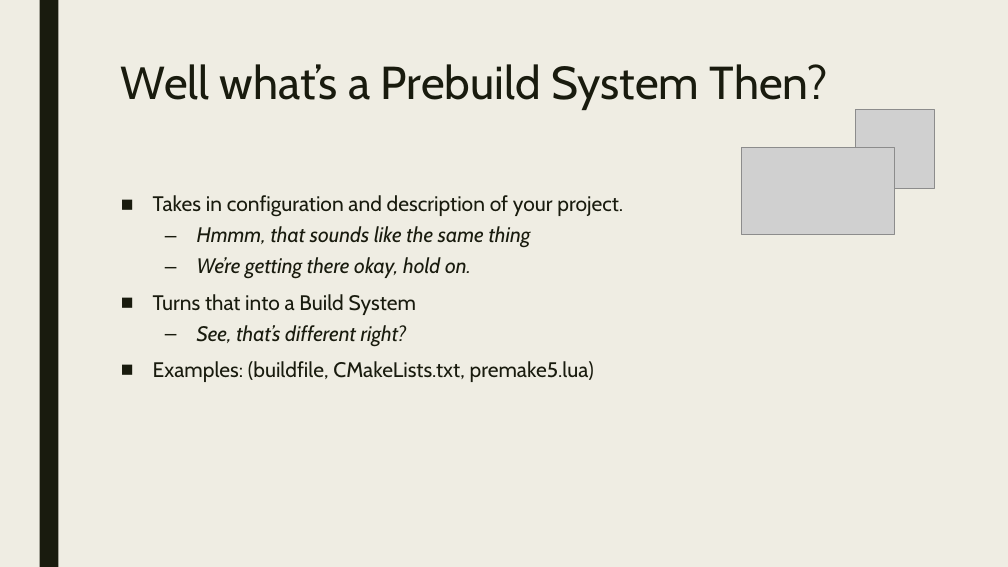
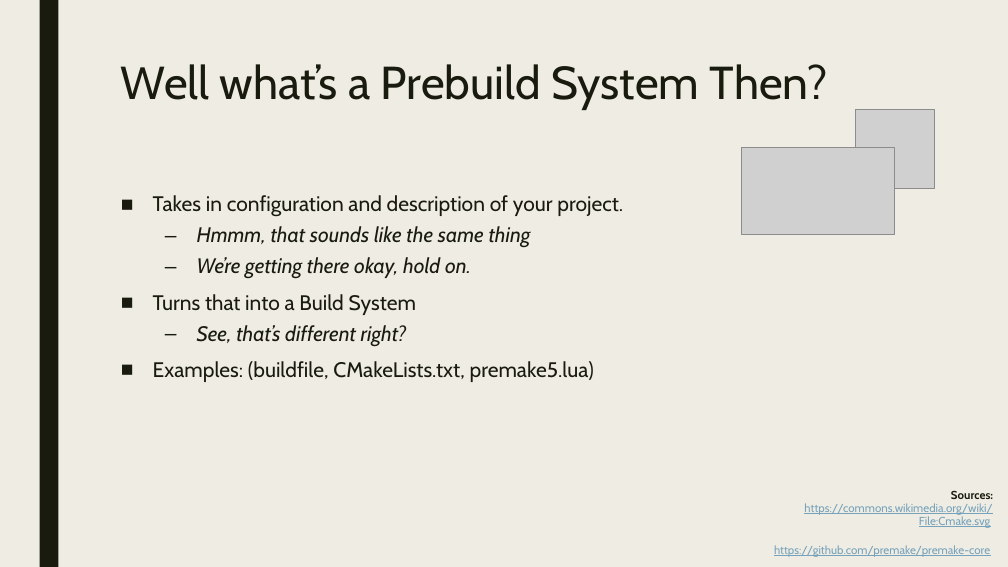
Before and after one commit to playmer/CMakePresentation, a slide deck: slide 4 of PreBuild Systems.pptx. Drawn at 1008x567 pixels with LibreOffice and Linux fonts; fonts in the diff are those of the drawing; grey boxes stand for pictures. Boxes give left, top, right and bottom in pixels: in the first picture for what was removed or moved away, otherwise in the second. Text is boxed around its words. In the diff, an @@ line names an element or a change of style, - is before the commit and + after.

```diff
--- a/PreBuild Systems.pptx
+++ b/PreBuild Systems.pptx
@@ text added at [804, 491, 993, 528], 11 pt, text #77A2BB, underline @@
+Sources:
+https://commons.wikimedia.org/wiki/File:Cmake.svg
@@ text added at [774, 545, 990, 557], 11 pt, text #77A2BB, underline @@
+https://github.com/premake/premake-core
```
Also in this commit, not shown: 12 other slides changed.
